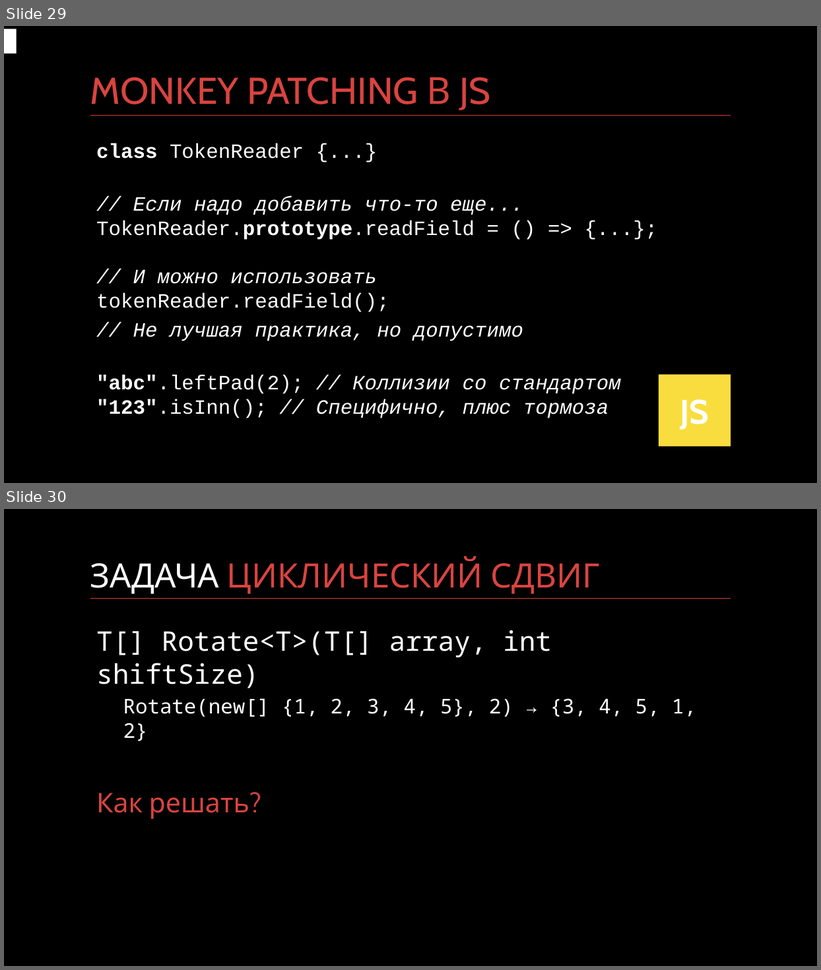
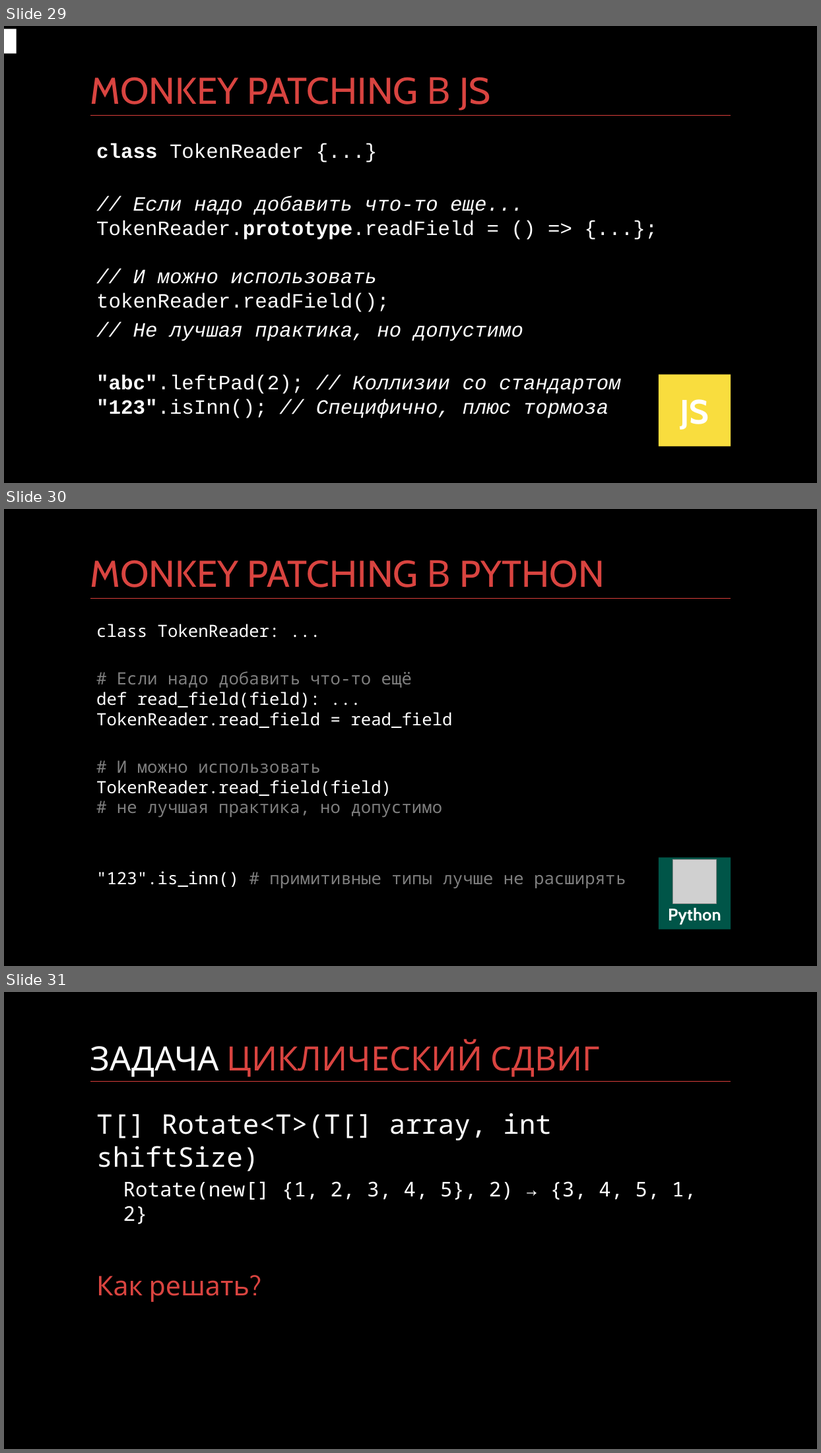
Before and after one commit to kontur-courses/clean-code, a slide deck: clean-code-black.pptx. Shown one above the other, each under a label of ours: slides 29 and 30 before the commit, slides 29, 30 and 31 after it. The pictures are 821x970 and 821x1453 pixels, drawn with LibreOffice and Linux fonts; fonts in the diff are those of the drawing; grey boxes stand for pictures. Boxes give left, top, right and bottom in pixels: in the first picture for what was removed or moved away, otherwise in the second. Text is boxed around its words. In the diff, an @@ line names an element or a change of style, - is before the commit and + after.

Commit message:
add python in presentation

```diff
--- a/clean-code-black.pptx
+++ b/clean-code-black.pptx
@@ slide 30 added at box(4, 509, 817, 966), background #000000; not listed: 1 template element that a slide beside it also shows @@
@@ title added at box(90, 560, 605, 588), 44 pt, text #D94440 @@
+MONKEY PATCHING В PYTHON
@@ text added at box(96, 624, 626, 889), 20 pt, text #FFFFFF @@
+class TokenReader: ...
+# Если надо добавить что-то ещё
+def read_field(field): ...
+TokenReader.read_field = read_field
+# И можно использовать
+TokenReader.read_field(field)
+# не лучшая практика, но допустимо
+"123".is_inn() # примитивные типы лучше не расширять
@@ rectangle added at box(659, 858, 731, 930), fill #005548, 20 pt, text #FFFFFF, bold @@
+Python
@@ picture added at box(673, 860, 717, 904) @@
@@ what was slide 30 is now slide 31 @@
```
Also in this commit, not shown: 2 slides changed, 5 other slides added.
